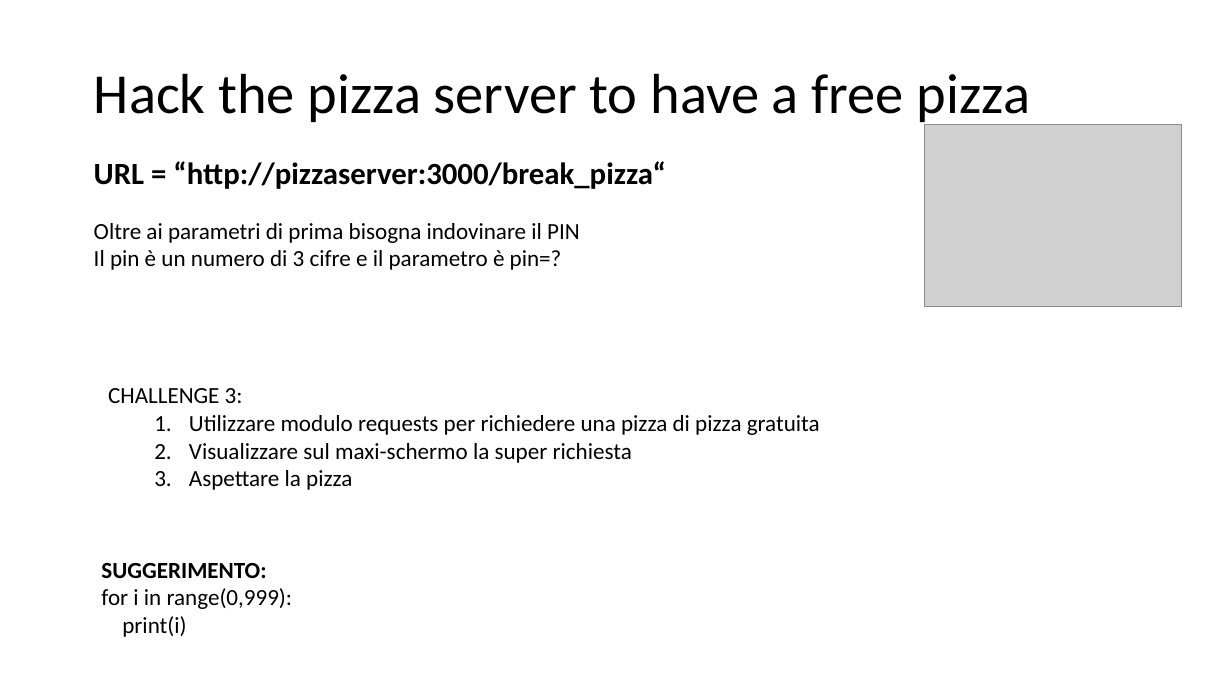
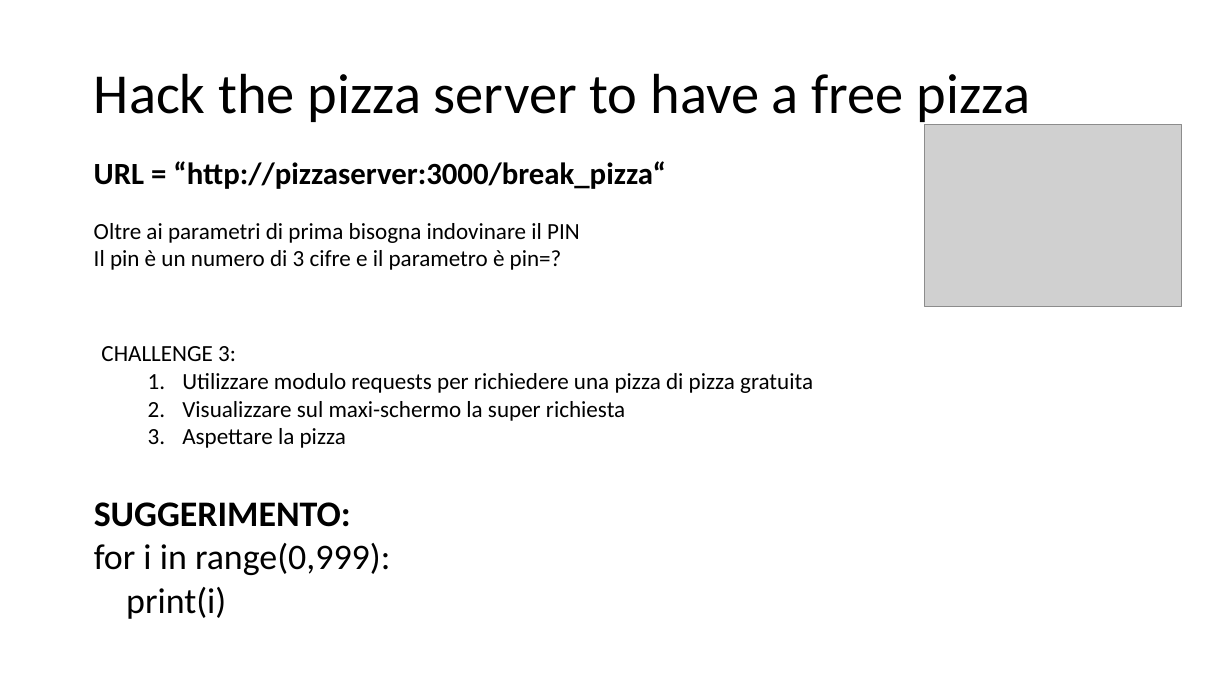
Before and after one commit to luckyunlock/PizzaProject, a slide deck: slide 7 of Slides.pptx. Drawn at 1232x693 pixels with LibreOffice and Linux fonts; fonts in the diff are those of the drawing; grey boxes stand for pictures. Boxes give left, top, right and bottom in pixels: in the first picture for what was removed or moved away, otherwise in the second. Text is boxed around its words. In the diff, an @@ line names an element or a change of style, - is before the commit and + after.

```diff
--- a/Slides.pptx
+++ b/Slides.pptx
@@ text "CHALLENGE 3:": place and size @@
-text "CHALLENGE 3:" at box(108, 388, 820, 490)
+text "CHALLENGE 3:" at box(101, 346, 813, 448)
@@ text "SUGGERIMENTO:": place and size @@
-text "SUGGERIMENTO:" at box(101, 563, 293, 637)
+text "SUGGERIMENTO:" at box(94, 502, 390, 619)
@@ text "SUGGERIMENTO:" at box(94, 502, 390, 619): size 18 to 28 pt @@
```
Also in this commit, not shown: 1 other slide changed, 4 other files.
